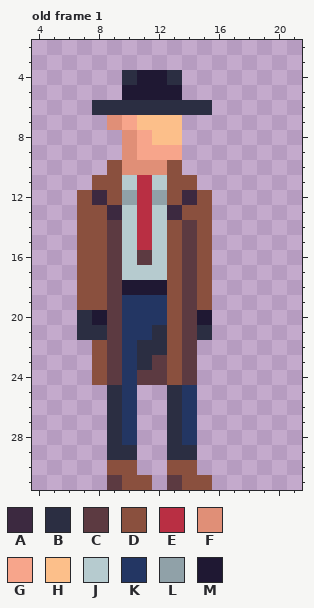
One commit to this pixel-art file: Assets/Player/Player.ase. Above, as it was before the edit.
24x32 pixels, 15 frames. Shown: old frame 1: x 4..21, y 2..31. The commit also changed other frames, which this record leaves out.
Visible layers, top first: "Head", "Body", "Legs".
Palette (. is transparent): A #3c2940  B #2b2e42  C #5c3a41  D #8a503e  E #b92f43  F #e08f77  G #f7a58b  H #fcbf8a  J #b6cbcf  K #233663  L #90a1a8  M #1f1833
Pixels before, old frame 1, first column x 7:
 4 ...BMMB..
 5 ...MMMM..
 6 .BBBBBBBB
 7 ..FGHHH..
 8 ...FGHH..
 9 ...FGGG..
10 ..DFFFD..
11 .DDJEJDD.
12 DADLELDAD
13 DDAJEJADD
14 DDCJEJDCD
15 DDCJEJDCD
16 DDCJCJDCD
17 DDCJJJDCD
18 DDCMMMDCD
19 DDCKKKDCD
20 BMCKKKDCM
21 BBCKKBDCB
22 .DCKBBDC.
23 .DCKBCDC.
24 .DCKCCDC.
25 ..BK..BK.
26 ..BK..BK.
27 ..BK..BK.
28 ..BK..BK.
29 ..BB..BB.
30 ..DD..DD.
31 ..CDD.CDD
New version:
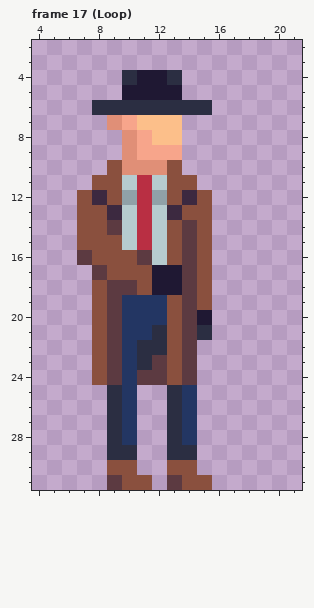
A new or re-ordered frame is compared with the old frame closest to it.
Commit: Player Lose Animation
From old to new:
frames 15 -> 23
Changed rows in their new state; - is an unchanged pixel.
Frame 17 (Loop) is new; against old frame 1, layer "Body":
first column x 7:
15 --D----
16 C-DD---
17 .CDDDMM
18 .--CD-M
19 .------
20 .D-----
21 .D-----
